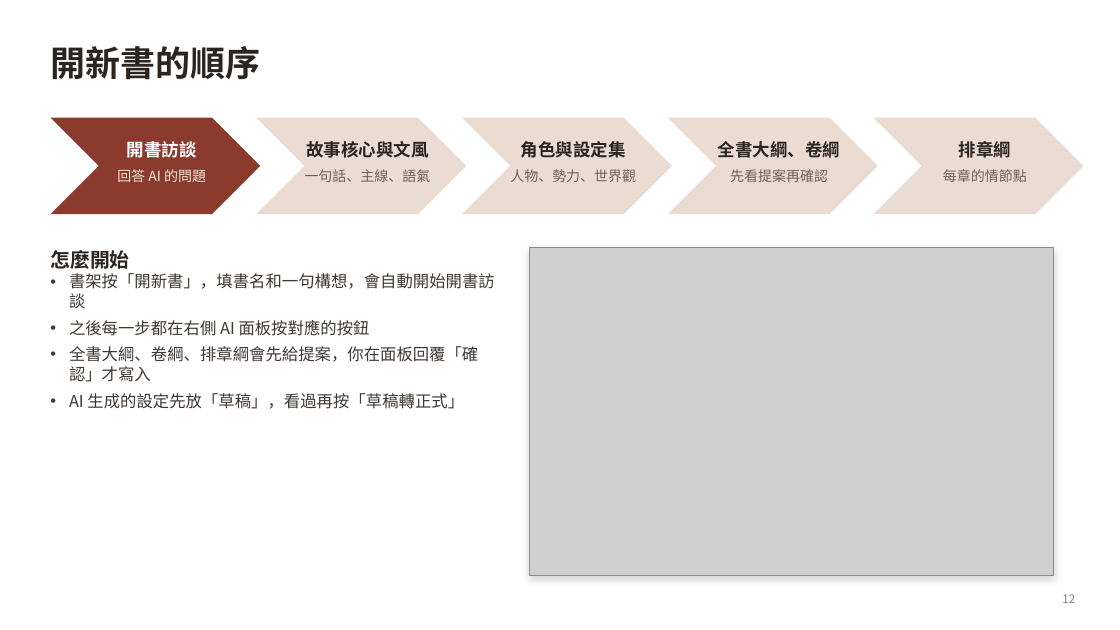
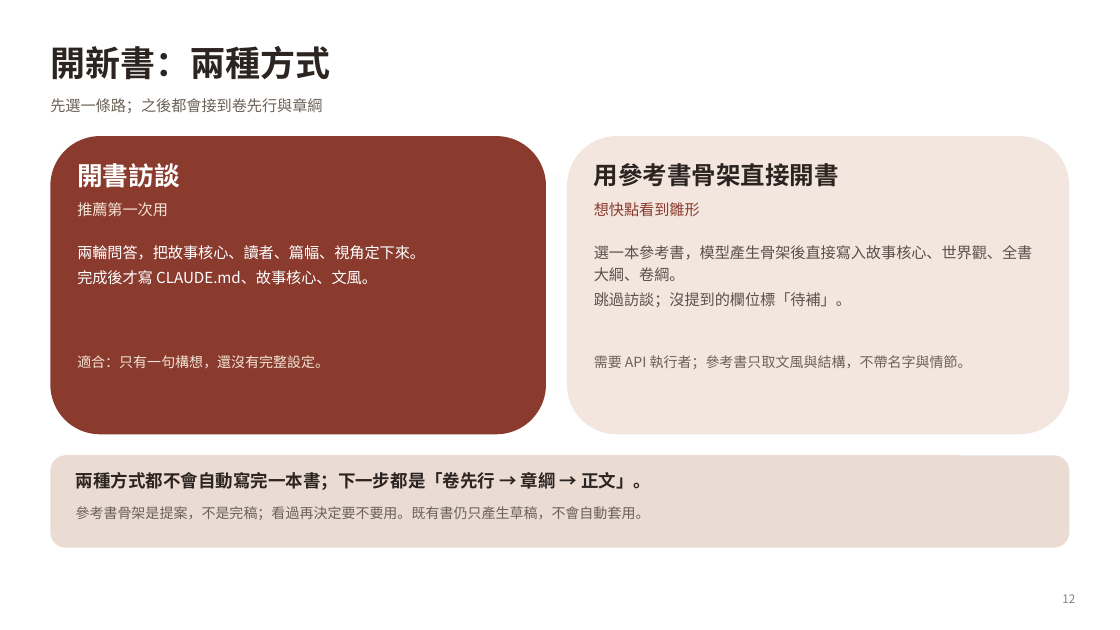
Before and after one commit to yamasoo/novel-studio, a slide deck: slide 12 of demo/小說工作台_新手教學.pptx. Drawn at 1120x630 pixels with LibreOffice and Linux fonts; fonts in the diff are those of the drawing; grey boxes stand for pictures. Boxes give left, top, right and bottom in pixels: in the first picture for what was removed or moved away, otherwise in the second. Text is boxed around its words. In the diff, an @@ line names an element or a change of style, - is before the commit and + after.

```diff
--- a/demo/小說工作台_新手教學.pptx
+++ b/demo/小說工作台_新手教學.pptx
@@ title at [50,46,330,80]: text changed @@
-開新書的順序
+開新書：兩種方式
@@ chevron removed at [50,118,260,214] @@
@@ text added at [50,98,322,113], 13 pt, text #6B6258 @@
+先選一條路；之後都會接到卷先行與章綱
@@ chevron removed at [256,118,466,214] @@
@@ chevron removed at [462,118,672,214] @@
@@ chevron removed at [668,118,878,214] @@
@@ chevron removed at [874,118,1084,214] @@
@@ rounded rectangle added at [50,136,546,434], fill #8A3B2E @@
@@ text removed at [306,141,428,158] @@
-故事核心與文風
@@ text removed at [521,141,626,158] @@
-角色與設定集
@@ rounded rectangle added at [567,136,1070,434], fill #F3E6DF @@
@@ text removed at [718,141,840,158] @@
-全書大綱、卷綱
@@ text removed at [959,138,1011,161] @@
-排章綱
@@ text "開書訪談": place and size @@
-text "開書訪談" at [127,141,197,158]
+text "開書訪談" at [77,163,180,188]
@@ text "開書訪談" at [77,163,180,188]: size 15 to 22 pt; alignment centre to left; line spacing 1 to 1.12; more space between paragraphs; vertical alignment middle to top @@
@@ text removed at [117,169,206,182] @@
-回答 AI 的問題
@@ text removed at [305,169,431,182] @@
-一句話、主線、語氣
@@ text removed at [510,169,636,182] @@
-人物、勢力、世界觀
@@ text added at [594,163,839,186], 21 pt, text #2B2420, bold @@
+用參考書骨架直接開書
@@ text removed at [730,169,828,182] @@
-先看提案再確認
@@ text removed at [943,169,1027,182] @@
-每章的情節點
@@ text added at [77,202,168,216], 13 pt, text #F2E3D3 @@
+推薦第一次用
@@ text added at [594,202,700,217], 13 pt, text #8A3B2E @@
+想快點看到雛形
@@ text removed at [50,250,495,409] @@
-怎麼開始
-• 書架按「開新書」，填書名和一句構想，會自動開始開書訪談
-• 之後每一步都在右側 AI 面板按對應的按鈕
-• 全書大綱、卷綱、排章綱會先給提案，你在面板回覆「確認」才寫入
-• AI 生成的設定先放「草稿」，看過再按「草稿轉正式」
@@ text added at [77,245,425,285], 13 pt, text #FFFFFF @@
+兩輪問答，把故事核心、讀者、篇幅、視角定下來。
+完成後才寫 CLAUDE.md、故事核心、文風。
@@ rectangle removed at [529,248,1054,576] @@
@@ picture removed at [529,248,1054,576] @@
@@ text added at [594,245,1033,307], 13 pt, text #5A514A @@
+選一本參考書，模型產生骨架後直接寫入故事核心、世界觀、全書大綱、卷綱。
+跳過訪談；沒提到的欄位標「待補」。
@@ text added at [77,355,329,368], 12 pt, text #F2E3D3 @@
+適合：只有一句構想，還沒有完整設定。
@@ text added at [594,355,972,369], 12 pt, text #6B6258 @@
+需要 API 執行者；參考書只取文風與結構，不帶名字與情節。
@@ rounded rectangle added at [50,455,1070,548], fill #EADBD3 @@
@@ text added at [76,469,651,492], 15 pt, text #2B2420, bold @@
+兩種方式都不會自動寫完一本書；下一步都是「卷先行 → 章綱 → 正文」。
@@ text added at [76,506,650,520], 12 pt, text #6B6258 @@
+參考書骨架是提案，不是完稿；看過再決定要不要用。既有書仍只產生草稿，不會自動套用。
```
Also in this commit, not shown: 11 other slides changed, 3 slides added.
